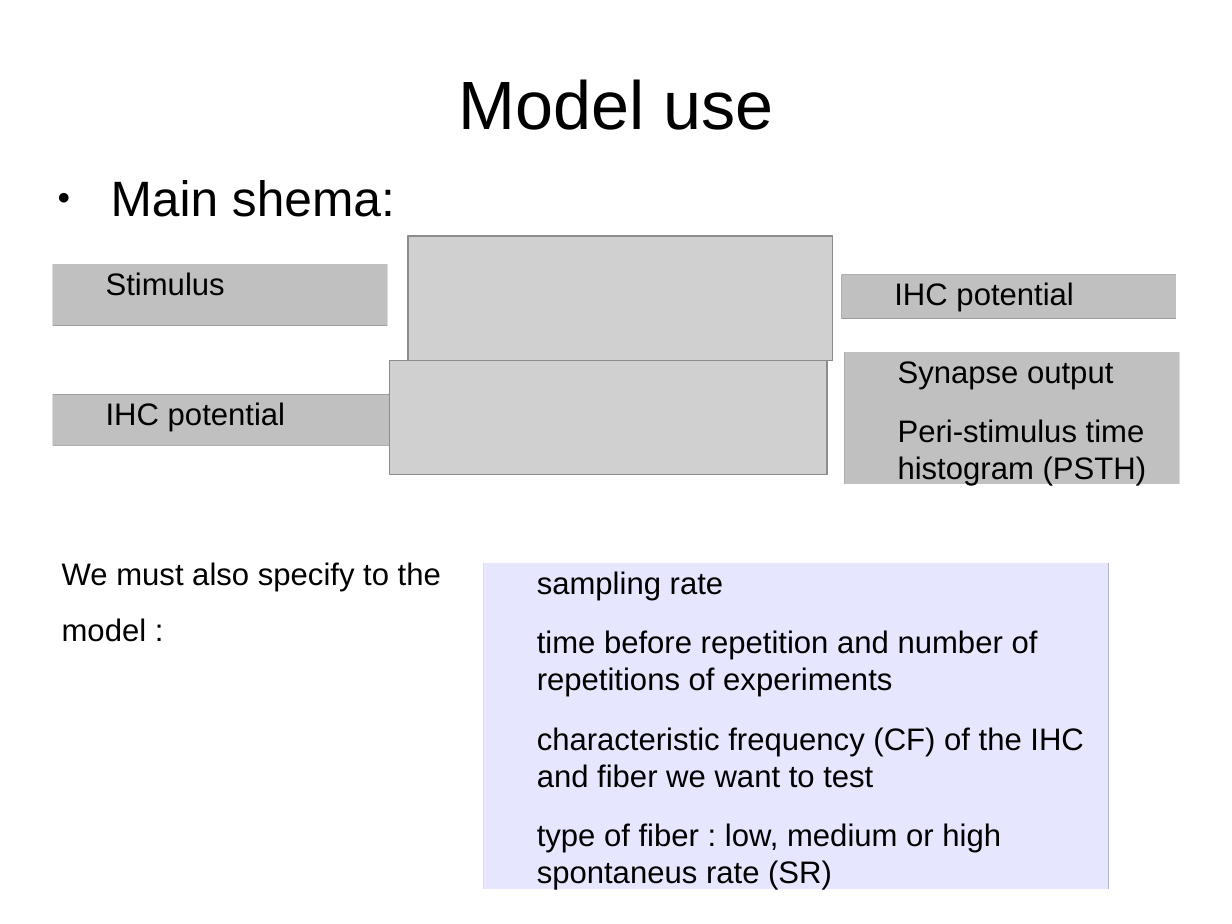
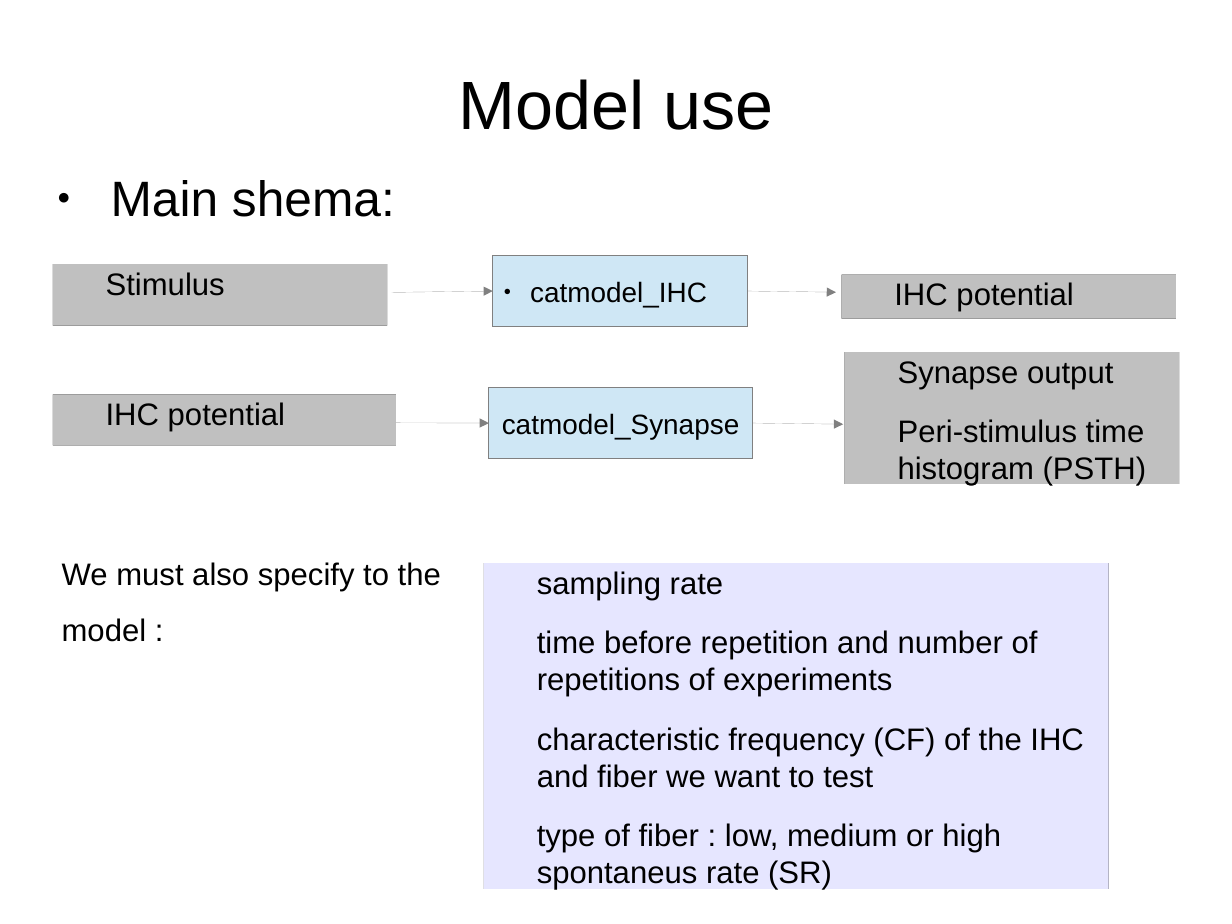
Before and after one commit to MaelleC/auditory-things, a slide deck: slide 8 of presentation/pres1.odp. Drawn at 1232x924 pixels with LibreOffice and Linux fonts; fonts in the diff are those of the drawing; grey boxes stand for pictures. Boxes give left, top, right and bottom in pixels: in the first picture for what was removed or moved away, otherwise in the second. Text is boxed around its words. In the diff, an @@ line names an element or a change of style, - is before the commit and + after.

```diff
--- a/presentation/pres1.odp
+++ b/presentation/pres1.odp
@@ picture removed at (408, 236, 833, 361) @@
@@ rectangle added at (493, 255, 748, 326), fill #CFE7F5, outline #808080 0 pt, 18 pt, text #000000 @@
+● catmodel_IHC
@@ arrow added from (391, 293) to (493, 291), #808080 0 pt @@
@@ arrow added from (748, 291) to (836, 292), #808080 0 pt @@
@@ picture removed at (390, 361, 827, 475) @@
@@ rectangle added at (489, 387, 752, 458), fill #CFE7F5, outline #808080 0 pt, 18 pt, text #000000 @@
+catmodel_Synapse
@@ arrow added from (396, 423) to (489, 424), #808080 0 pt @@
@@ arrow added from (752, 424) to (843, 425), #808080 0 pt @@
```
Also in this commit, not shown: 9 other slides changed, 1 slide removed, 8 other files.
